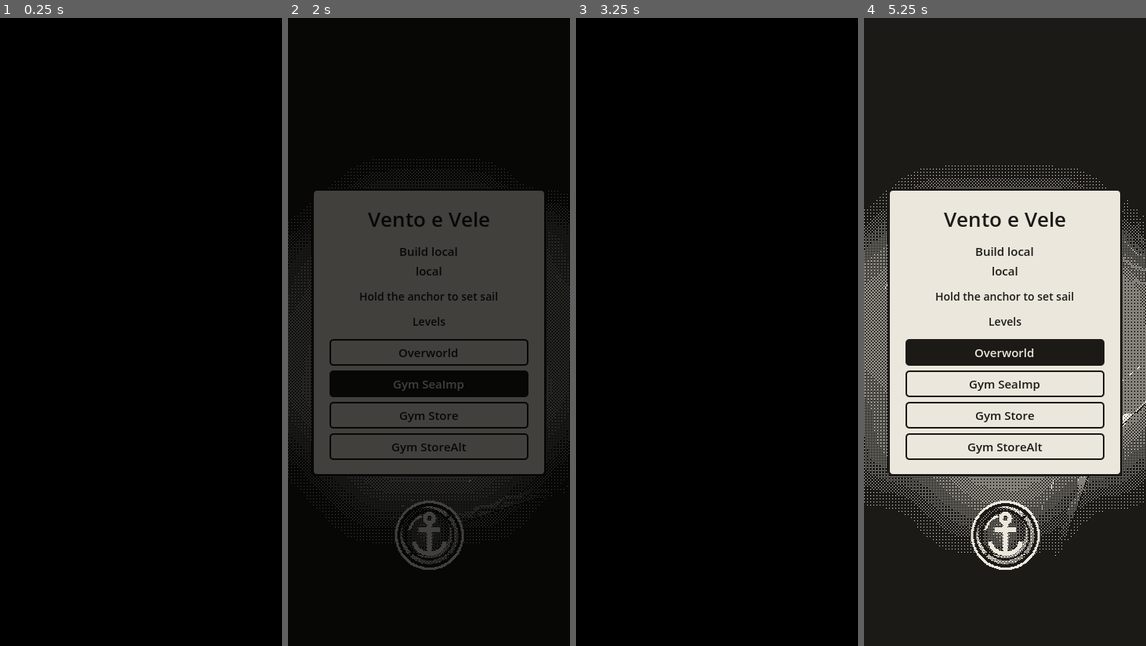
Above: before the commit, frames 1-4 (left to right).
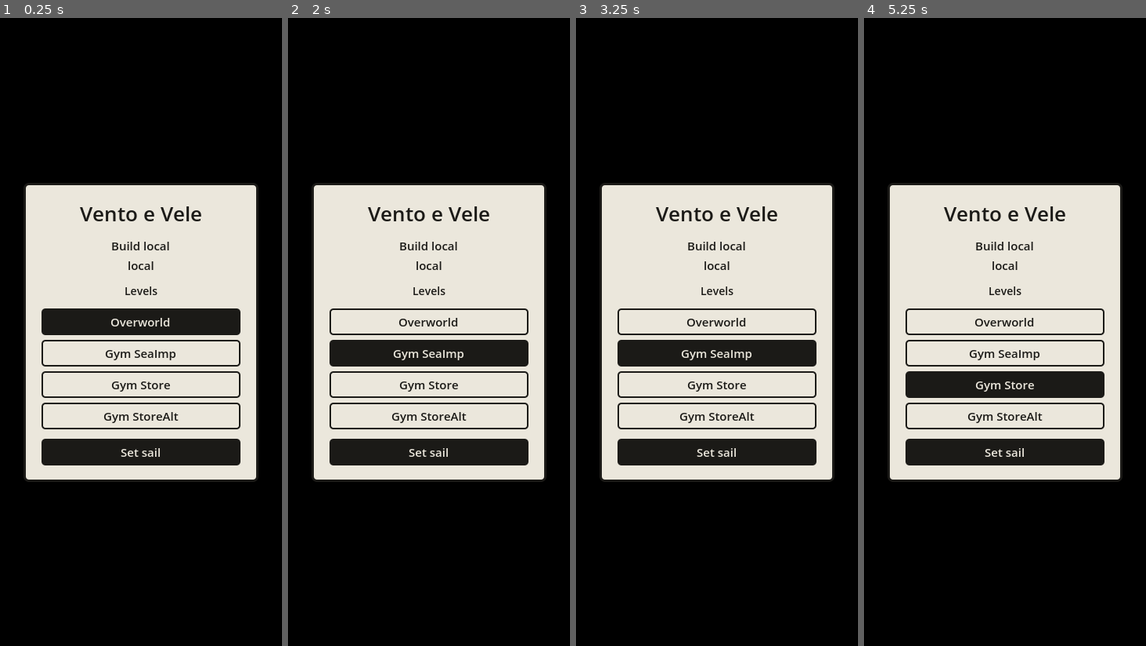
Above: after the commit, the same moments.

Repository: EnricoLabarile/Sail
Game: Godot game, scene res://Assets/Scenes/Overworld.tscn
Two runs of this game, one before a commit and one after it. Both use one fixed random seed, a clock stepped at 60 frames per second and the inputs below.
Inputs:
- Up to frame 1 (0.25 s): no input
- Up to frame 2 (2 s): click "Overworld" at 0.5 s; click "Gym SeaImp" at 1.25 s
- Up to frame 3 (3.25 s): click "Overworld" at 2 s; click "Gym SeaImp" at 2.75 s
- Up to frame 4 (5.25 s): click "Gym Store" at 3.5 s; click "Overworld" at 4.25 s; click "Gym Store" at 5 s

The runs differ from the first frame. In frame 1, 40% of the frame differs, in the area x 8-92%, y 26-74%; in frame 2, 41%; in frame 3, 40%; in frame 4, 72%, in the area x 0-100%, y 0-100%.

Commit message:
Start screen: black and paused until Set sail, level switch behind the black; marked places without square names
Co-Authored-By: Claude Opus 5.5 <noreply@anthropic.com>
Claude-Session: https://claude.ai/code/session_0154zeqDuhZHz7ZXLE21BuMs

Diff:
--- a/Assets/UI/logbook/book.gd
+++ b/Assets/UI/logbook/book.gd
@@ -16,7 +16,8 @@
 ##
 ## THE SECOND SPREAD (Enrico): "Marked places", 9 slots in a grid of 3 x 3 across both pages. Each active map
 ## marker that has its printed map (map_marker.gd print_map) fills one, in turn: the picture of the area round
-## it, framed, a small X in the middle where the marker is, and the name of its square ("F4") in the corner.
+## it, framed, and a small X in the middle where the marker is; not which square it's in (Enrico: the player
+## finds the place from the shape of the land).
 ## Slots with no marker are empty squares, dashed and faint (as the hold's). Up to 9 markers: more aren't shown.
 ## A swipe across the open book turns the page (finger to the left: the next one; to the right: the one
 ## before). Dots at the bottom say which page this is. The book remembers the page it was left on.
@@ -429,10 +430,9 @@
 
 
 ## One marked place in its slot: the printed map filling it, an ink frame, a small X in the middle (where the
-## marker is) and the name of its square ("F4") on a paper tab in the top left corner.
+## marker is). No square's name (Enrico): the player works out where it is from the shape of the land.
 func _draw_place(r: Rect2, entry: Dictionary) -> void:
 	var picture: Texture2D = entry["picture"]
-	var square: Vector2i = entry["square"]
 	_half_texture(picture, r)
 	_half_frame(r, INK, 2.0, false)
 	# The X where the marker is, paper under ink so it reads on land and sea alike.
@@ -441,12 +441,6 @@
 	for width_and_colour in [[4.0, PAPER], [2.0, INK]]:
 		_half_line(middle + Vector2(-arm, -arm), middle + Vector2(arm, arm), width_and_colour[1], width_and_colour[0], false)
 		_half_line(middle + Vector2(arm, -arm), middle + Vector2(-arm, arm), width_and_colour[1], width_and_colour[0], false)
-	# The square's name: column A..I, row 1..9, ink on a little paper tab with an ink frame.
-	var square_name := char(65 + square.x) + str(square.y + 1)
-	var tab := Rect2(r.position + Vector2(2.0, 2.0), Vector2(22.0, 15.0))
-	_half_rect(tab, PAPER)
-	_half_frame(tab, INK, 1.0, false)
-	_half_text(Vector2(tab.get_center().x, tab.end.y - 3.5), square_name, 10, INK, HORIZONTAL_ALIGNMENT_CENTER)
 
 
 ## A dot for every page at the bottom of the spread, the one showing filled.
--- a/Assets/UI/start_screen.gd
+++ b/Assets/UI/start_screen.gd
@@ -2,22 +2,24 @@
 ## THE START SCREEN: a card shown before the game starts, saying which build this is
 ## (its number and when it was built), so on the phone you can tell you're playing the latest one.
 ##
-## There's no "start" button (Enrico): the boat starts at anchor, and weighing the anchor (holding the wheel's hub,
-## as always) is what starts the game. Until then every control but the hub is hidden: everything in the group
-## "hidden_at_start" (the wind vane, the hearts, the logbook button, the bomb button). To hide something else at
-## the start too, add its node to that group (Node dock → Groups; like an Actor Tag in Unreal).
-## The game isn't paused meanwhile: she simply waits at anchor while the clouds and gulls go by.
+## HOW IT STARTS (Enrico): the screen is BLACK behind the card until "Set sail" is pressed, so nothing of the level
+## shows, not even a level being switched. Meanwhile the game is paused (get_tree().paused: the boat, the wind and
+## the imps wait; she comes up out of the water only once it goes). "Set sail" takes the card and the black away,
+## the controls come back and the game goes; the boat is still at anchor: holding the wheel's hub weighs it, as always.
+## This node keeps working while paused (process_mode = Always, set in start_screen.tscn), otherwise its own
+## buttons would be paused too. Until "Set sail" every node in the group "hidden_at_start" is hidden (the wind
+## vane, the hearts, the logbook button, the bomb button); to hide something else too, add its node to that group
+## (Node dock → Groups; like an Actor Tag in Unreal).
 ##
 ## THE LEVELS (Enrico): under the build, a button for every level in LEVELS_FOLDER (the Overworld, the gyms…).
 ## The list is read from the folder every time the card shows, so a new level saved there gets its button by
-## itself. A tap loads that level (in Unreal: Open Level). The one being played is drawn inked, like a pressed key.
-## (The autoloads stay as they were: the hold, the fog's seen sea and the wind carry over to the new level.)
+## itself. The level that's loaded now is drawn inked, like a pressed key. A tap on another one loads it at once
+## (in Unreal: Open Level), behind the black: the new level comes up with this same card, its button inked, and
+## waits for "Set sail" too. (The autoloads stay as they were: the hold, the fog's seen sea and the wind carry over.)
 ##
-## THE BLACK CURTAIN (Enrico: loading a level stutters for a moment, hide it): a black sheet over everything
-## (its own CanvasLayer, CURTAIN_LAYER, above the card). A tap on a level drops it first (black, then the loading
-## starts); in the new level it's there from the first frame, stays black for curtain_hold seconds (the loading's
-## last hitches and the shader warm-up happen behind it) and then fades away over curtain_fade.
-## (In Unreal: a fade-to-black on the camera manager around Open Level.)
+## THE BLACK (the "curtain"): a black sheet over the whole game, in its own CanvasLayer (CURTAIN_LAYER) just under
+## the card. It fades away over curtain_fade when "Set sail" is pressed. (In Unreal: a fade from black on the
+## camera manager when the player presses Play.)
 
 const BuildInfo := preload("res://Assets/UI/build_info.gd")   # the build's number and time
 const LEVELS_FOLDER := "res://Assets/Scenes"                  # where the levels are
@@ -25,37 +27,33 @@
 
 const PAPER := Color("ebe7dc")
 const INK := Color("1b1a17")
-const CURTAIN_LAYER := 140                                    # above everything, the card (130) too
+const CURTAIN_LAYER := 129                                    # above the whole game, just under the card (130)
 
-@export var curtain_hold := 0.6     # seconds the new level stays black before it shows (its loading hitches hide there)
-@export var curtain_fade := 0.3     # seconds the black takes to fade away
+@export var curtain_fade := 0.3     # seconds the black takes to fade away after "Set sail"
 
 var curtain: ColorRect              # the black sheet (made in code, in its own layer above everything)
 
 @onready var build_label: Label = $Card/Margin/Lines/Build
 @onready var levels_box: VBoxContainer = $Card/Margin/Lines/Levels
+@onready var start_button: Button = $Card/Margin/Lines/Start
 
 
 func _ready() -> void:
-	make_curtain()
-	lift_curtain()                             # the level starts black, then shows (see lift_curtain)
+	make_curtain()                             # black from the very first frame
 	build_label.text = "Build %s\n%s" % [BuildInfo.NUMBER, BuildInfo.STARTED]
 	add_level_buttons()
+	style_button(start_button, true)           # "Set sail" inked, so it stands out from the level list
+	start_button.pressed.connect(_on_start)    # when it's pressed, call _on_start
+	get_tree().paused = true                   # everything waits for "Set sail"
 	_show_controls.call_deferred(false)        # after every node is ready (and in its group): hide the controls
-	_listen_to_boat.call_deferred()
 
 
-## Waits for the boat to weigh anchor for the first time (boat.gd sends anchor_weighed).
-func _listen_to_boat() -> void:
-	var boat := get_tree().get_first_node_in_group("player_boat")
-	if boat:
-		boat.anchor_weighed.connect(_on_start, CONNECT_ONE_SHOT)   # ONE_SHOT: only the first time
-
-
-## The anchor came up: the card goes away and the controls come back.
+## "Set sail": the card goes, the black fades away, the controls come back and the game goes (still at anchor).
 func _on_start() -> void:
-	hide()
+	$Card.hide()
 	_show_controls(true)
+	get_tree().paused = false
+	lift_curtain()
 
 
 ## Hides (or shows) every node in the group "hidden_at_start".
@@ -90,7 +88,8 @@
 		button.text = level.replace("_", " ")                  # "Gym_Imp" → "Gym Imp"
 		button.focus_mode = Control.FOCUS_NONE                 # no keyboard focus ring (Space works the anchor)
 		style_button(button, path == playing)
-		button.pressed.connect(load_level.bind(path))          # bind: the button hands its own path to load_level
+		if path != playing:                                    # the one loaded now does nothing: it's already there
+			button.pressed.connect(load_level.bind(path))      # bind: the button hands its own path to load_level
 		levels_box.add_child(button)
 
 
@@ -110,13 +109,10 @@
 	button.add_theme_font_size_override("font_size", 15)
 
 
-## Loads that level, in place of this one: first the curtain comes down (black), and only once the black has
-## been drawn (two frames later) does the loading start, so its stutter happens on a black screen.
+## Loads that level, in place of this one. The screen is already black behind the card, so the switch doesn't
+## show: the new level starts with its own card on black, waiting for "Set sail".
+## (The paused state carries over; the new level's card pauses it again anyway.)
 func load_level(path: String) -> void:
-	curtain.modulate.a = 1.0
-	curtain.visible = true
-	await get_tree().process_frame
-	await get_tree().process_frame
 	get_tree().change_scene_to_file(path)
 
 
@@ -135,12 +131,11 @@
 	layer.add_child(curtain)
 
 
-## The level has just started, black: wait curtain_hold seconds, then fade the black away (a Tween on its
-## see-through-ness, like a Timeline in Blueprints) and hide it.
+## "Set sail" was pressed: fade the black away (a Tween on its see-through-ness, like a Timeline in Blueprints),
+## then hide the whole start screen.
 func lift_curtain() -> void:
-	curtain.visible = true
-	curtain.modulate.a = 1.0
-	await get_tree().create_timer(curtain_hold).timeout
 	var fade := create_tween()
 	fade.tween_property(curtain, "modulate:a", 0.0, curtain_fade)
-	fade.tween_callback(func(): curtain.visible = false)
+	fade.tween_callback(func():
+		curtain.visible = false
+		hide())
--- a/Assets/UI/start_screen.tscn
+++ b/Assets/UI/start_screen.tscn
@@ -15,6 +15,7 @@
 corner_radius_bottom_left = 6
 
 [node name="StartScreen" type="CanvasLayer"]
+process_mode = 3
 layer = 130
 script = ExtResource("1_start")
 
@@ -25,9 +26,9 @@
 anchor_right = 0.5
 anchor_bottom = 0.5
 offset_left = -150.0
-offset_top = -170.0
+offset_top = -190.0
 offset_right = 150.0
-offset_bottom = 170.0
+offset_bottom = 190.0
 grow_horizontal = 2
 grow_vertical = 2
 theme_override_styles/panel = SubResource("Card")
@@ -54,12 +55,6 @@
 text = "Build"
 horizontal_alignment = 1
 
-[node name="Hint" type="Label" parent="Card/Margin/Lines"]
-theme_override_colors/font_color = Color(0.106, 0.102, 0.09, 1)
-theme_override_font_sizes/font_size = 14
-text = "Hold the anchor to set sail"
-horizontal_alignment = 1
-
 [node name="LevelsTitle" type="Label" parent="Card/Margin/Lines"]
 theme_override_colors/font_color = Color(0.106, 0.102, 0.09, 1)
 theme_override_font_sizes/font_size = 14
@@ -68,3 +63,7 @@
 
 [node name="Levels" type="VBoxContainer" parent="Card/Margin/Lines"]
 theme_override_constants/separation = 6
+
+[node name="Start" type="Button" parent="Card/Margin/Lines"]
+focus_mode = 0
+text = "Set sail"
Not shown, changed: CLAUDE.md
